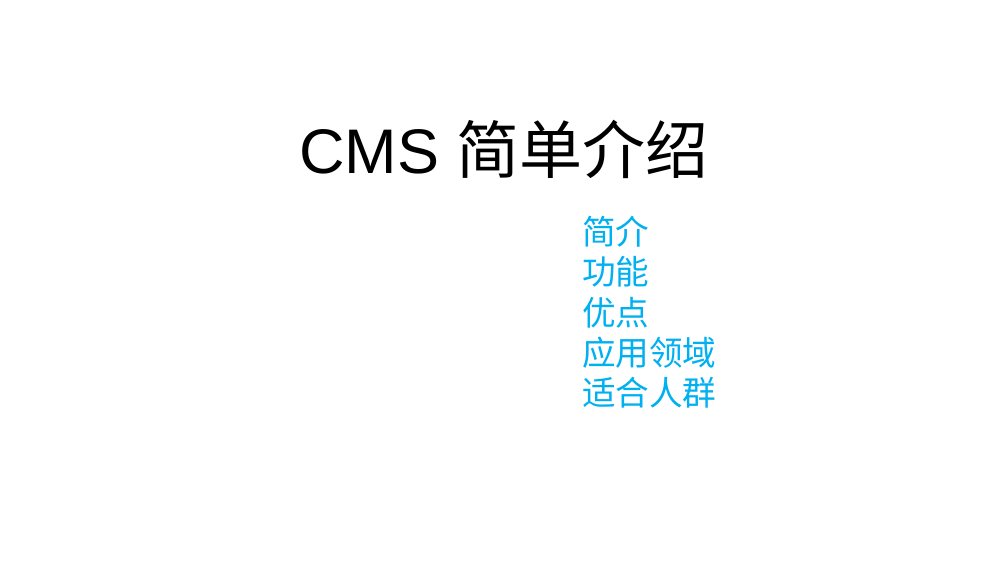
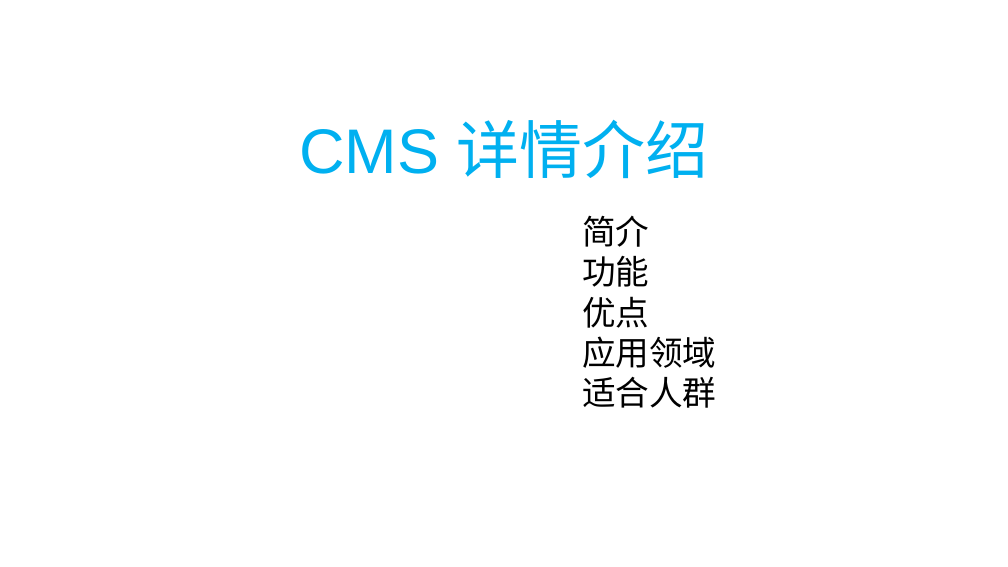
Before and after one commit to S180715J/cms, a slide deck: slide 3 of 02document/50日志/0327/cms测试模板.pptx (slide 2 before the commit). Drawn at 1008x567 pixels with LibreOffice and Linux fonts; fonts in the diff are those of the drawing; background and template pictures are left out. Boxes give left, top, right and bottom in pixels: in the first picture for what was removed or moved away, otherwise in the second. Text is boxed around its words. In the diff, an @@ line names an element or a change of style, - is before the commit and + after.

Commit message:
0327

```diff
--- a/02document/50日志/0327/cms测试模板.pptx
+++ b/02document/50日志/0327/cms测试模板.pptx
@@ text at bbox=[299, 120, 709, 179]: text changed; text colour #000000 to #00B0F0 @@
-CMS 简单介绍
+CMS 详情介绍
@@ text "简介" at bbox=[582, 215, 716, 408]: text colour #00B0F0 to #000000 @@
```
Also in this commit, not shown: 5 slides added.
